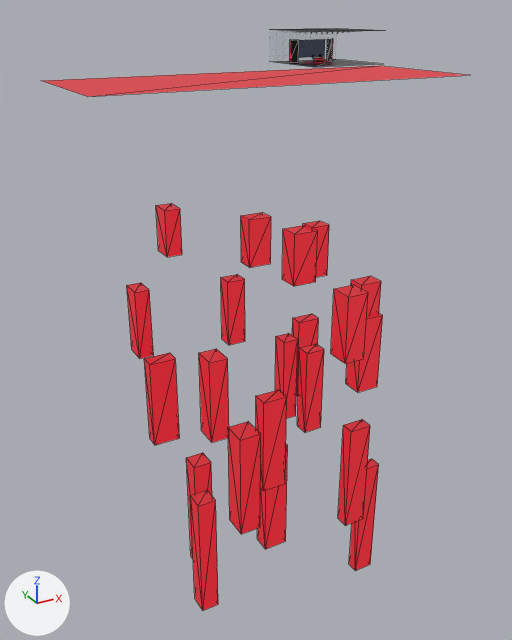
The glTF model apps/live/public/stage-sets/newsroom-breaking.glb as it was, and as the next commit left it.
Rendered twice from a camera (50 mm lens) standing at (-72.4, -108.9, 8.5) and looking at (-1.2, 20.5, -56.2). The lights are fixed; the arrows at lower left show +X, +Y and +Z. The picture after the commit comes second. Mesh edges are drawn as thin lines on the coarser meshes.

Names of what the first picture shows: 'news_glass', 'news_skyline' and 5 more.
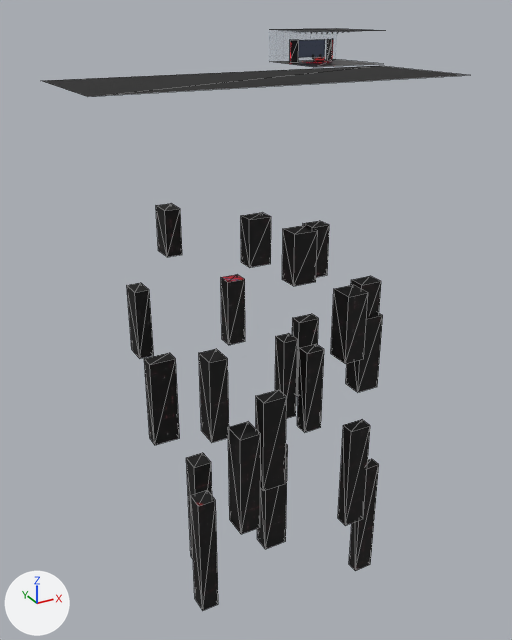
Changed parts and their boxes [x1, y1, x2, y2] in the pictures (512 x 640 px):
'news_skyline', surface changed (red to black): [43, 66, 465, 611] in both

The change, as a list of edits to the scene's bpy script:
```text
Add img_news_skyline:
    img_news_skyline = load_image('news_skyline', '_unpacked/news_skyline', 1024, 1024, 'sRGB')
Change mat_news_skyline_mat:
    where n0 = _N.new('ShaderNodeBsdfPrincipled'); n0.name = 'Principled BSDF'
    remove n0.inputs[27].default_value = (0.587, 0.0136, 0.0248, 1.0)  # 'Emission Color', red #c91f2c
    add n0.inputs[2].default_value = 0.8  # 'Roughness'
    add n2 = _N.new('ShaderNodeTexImage'); n2.name = 'Image Texture'
    add n2.image = img_news_skyline
    add _L.new(n2.outputs[0], n0.inputs[27])  # 'Color' to 'Emission Color'
```
